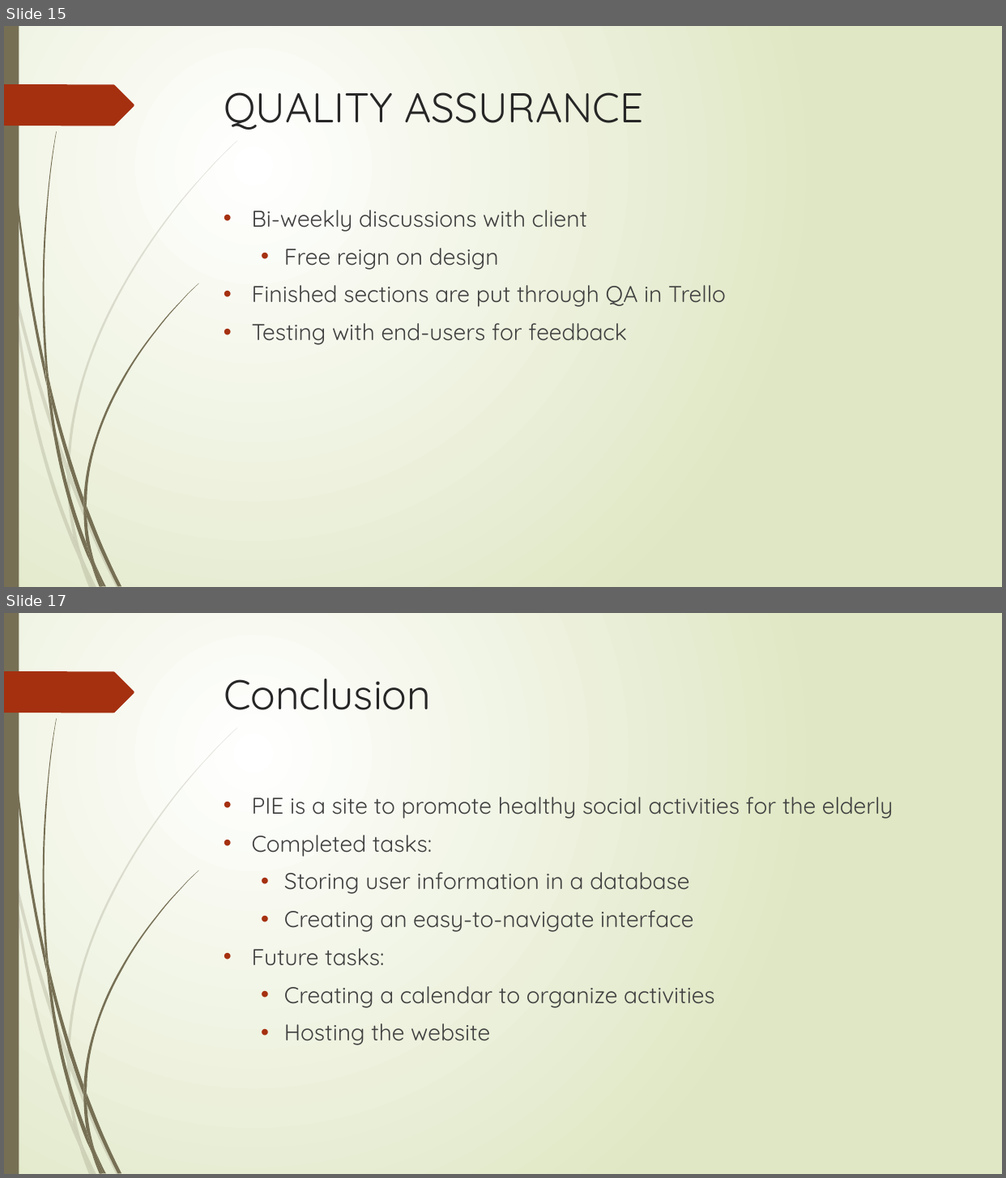
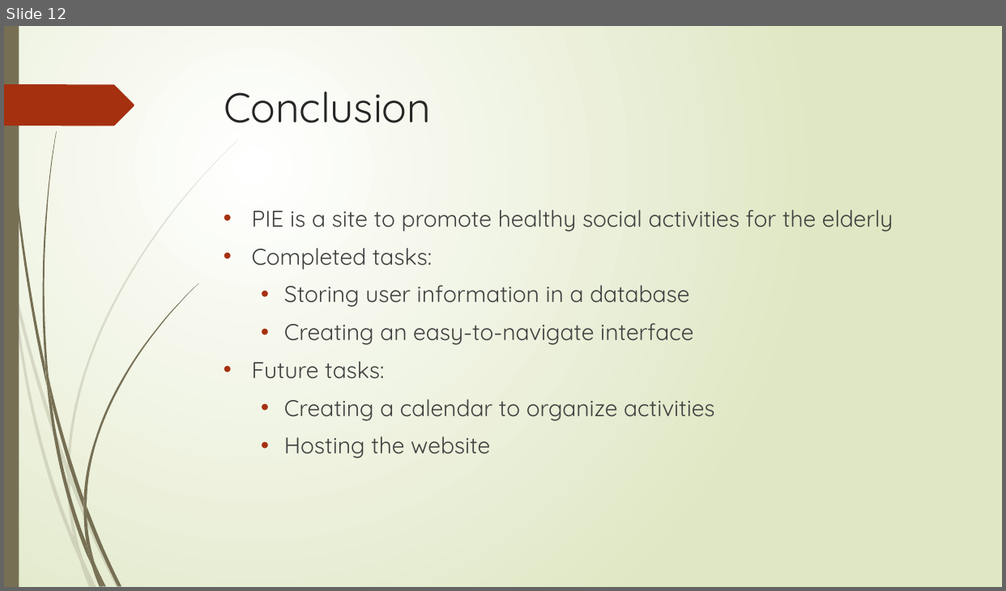
Before and after one commit to cs480GroupCAKE/PIEWebsite, a slide deck: Presentation/Presentation Two/Presentation Two.pptx. Shown one above the other, each under a label of ours: slides 15 and 17 before the commit, slide 12 after it; the slides between them are not shown. The pictures are 1006x1178 and 1006x591 pixels, drawn with LibreOffice and Linux fonts; fonts in the diff are those of the drawing. Boxes give left, top, right and bottom in pixels: in the first picture for what was removed or moved away, otherwise in the second. Text is boxed around its words. In the diff, an @@ line names an element or a change of style, - is before the commit and + after.

```diff
--- a/Presentation/Presentation Two/Presentation Two.pptx
+++ b/Presentation/Presentation Two/Presentation Two.pptx
@@ slide 15 removed at box(4, 26, 1002, 587), background gradient #FFFFFF to #DFE8C4; not listed: 24 template elements that a slide beside it also shows @@
@@ title removed at box(224, 92, 643, 130) @@
-QUALITY ASSURANCE
@@ text removed at box(252, 210, 726, 345) @@
-• Bi-weekly discussions with client
-  • Free reign on design
-• Finished sections are put through QA in Trello
-• Testing with end-users for feedback
@@ what was slide 17 is now slide 12 @@
```
Also in this commit, not shown: 2 slides changed, 8 slides added, 12 other slides removed.
